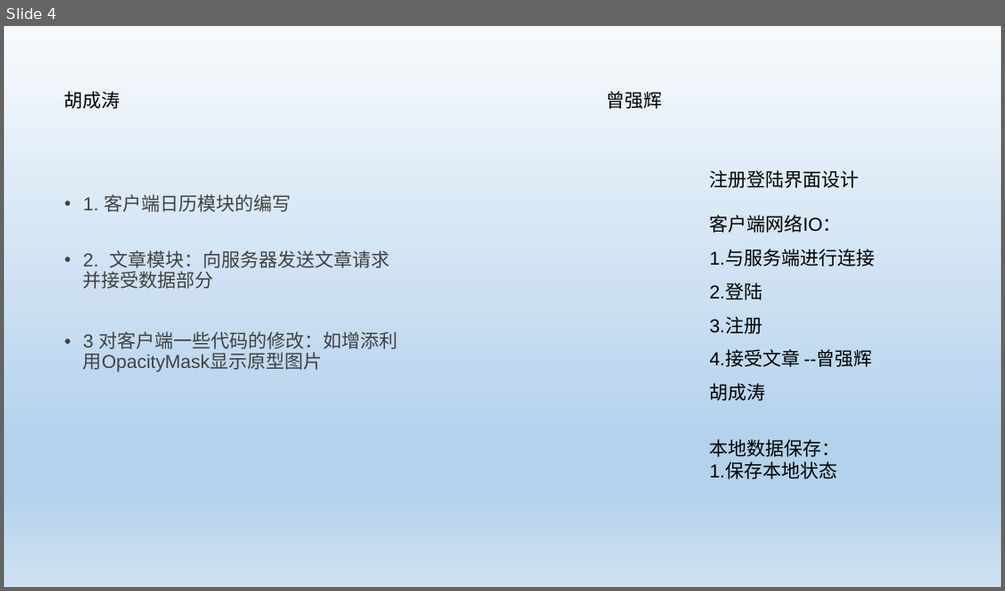
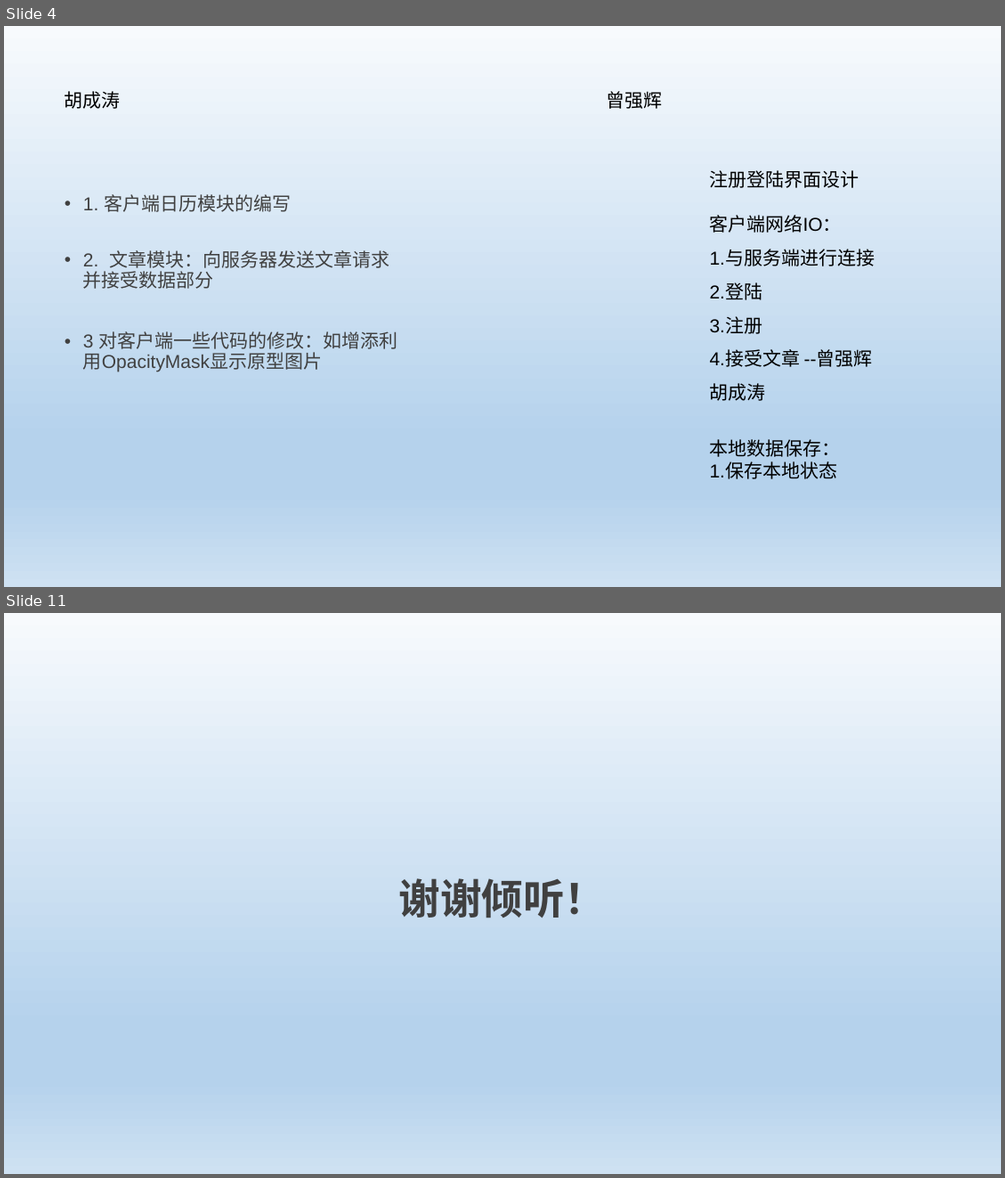
Before and after one commit to SPURSGO/PostgraduateApp, a slide deck: doc/总答辩.ptx.pptx. Shown one above the other, each under a label of ours: slide 4 before the commit, slides 4 and 11 after it; the slides between them are not shown. The pictures are 1005x591 and 1005x1178 pixels, drawn with LibreOffice and Linux fonts; fonts in the diff are those of the drawing. Boxes give left, top, right and bottom in pixels: in the first picture for what was removed or moved away, otherwise in the second. Text is boxed around its words. In the diff, an @@ line names an element or a change of style, - is before the commit and + after.

```diff
--- a/doc/总答辩.ptx.pptx
+++ b/doc/总答辩.ptx.pptx
@@ slide 11 added at bbox=[4, 613, 1001, 1174], background gradient #F7FAFD to #B5D2EC to #CEE1F2 @@
@@ text added at bbox=[398, 878, 606, 917], 40 pt, text #404040, bold @@
+谢谢倾听！
```
Also in this commit, not shown: 5 slides changed, 4 other slides added, 2 other files.
